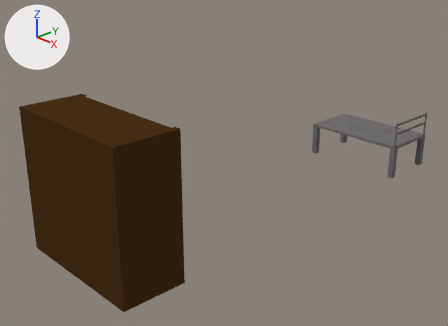
The Blender file models/blender/admin_room.blend: old version first, new version second.
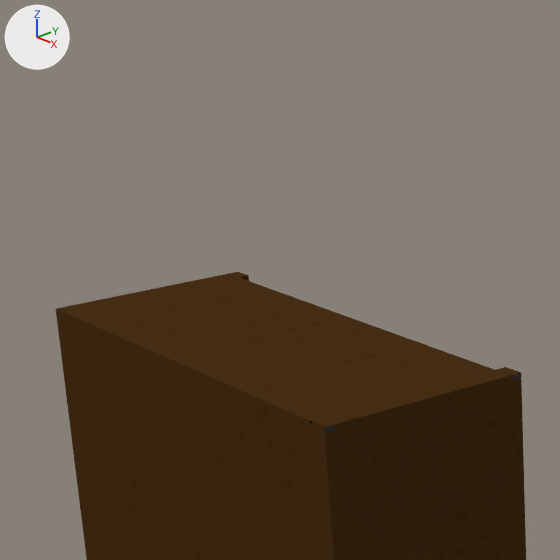
There are two pictures of each version: one whole from a 50 mm lens placed at (5.6, -3.64, 2.94), pointed at (0.9, 0.79, 0.42), one close up on the part from 0% to 43% of the width and 0% to 59% of the height. The lights are fixed; the arrows at upper left show +X, +Y and +Z.
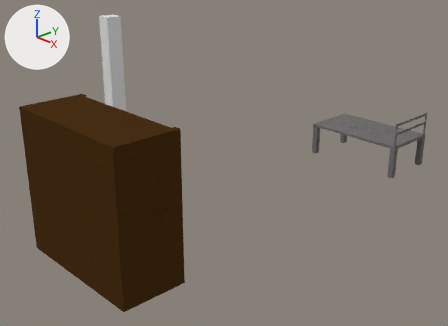
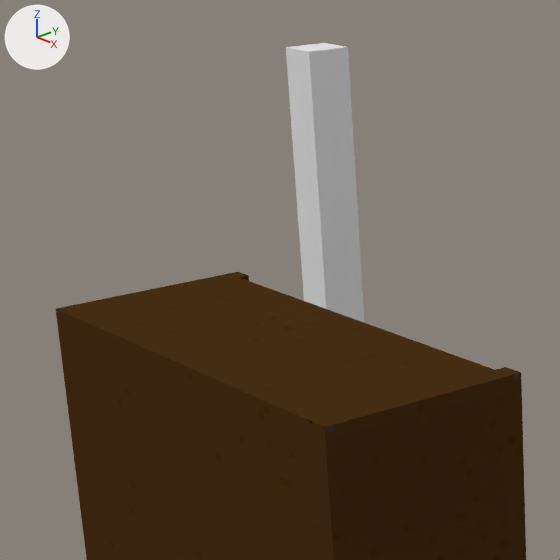
Where the change shows, as pixel boxes [x1, y1, x2, y2] in the close-ups (560 x 560 px):
'welder_stone', added
    after: [286, 43, 364, 322]

What the commit changed:
Material 'welderstone' (mat_welderstone) is new.
Its base color is (0.8, 0.8, 0.8) (white #e7e7e7).
Its roughness is 1.0.
Its specular ior level is 0.0.
Mesh me_cube_001 is new.
It is a box spanning x -0.07..0.07, y -0.08..0.08, z -1.0..1.0.
It uses material mat_welderstone (its picture is missing).
Object 'welder_stone' (ob_welder_stone) is new; it shows me_cube_001.
Its location is (0.0, 0.0, 1.018).
